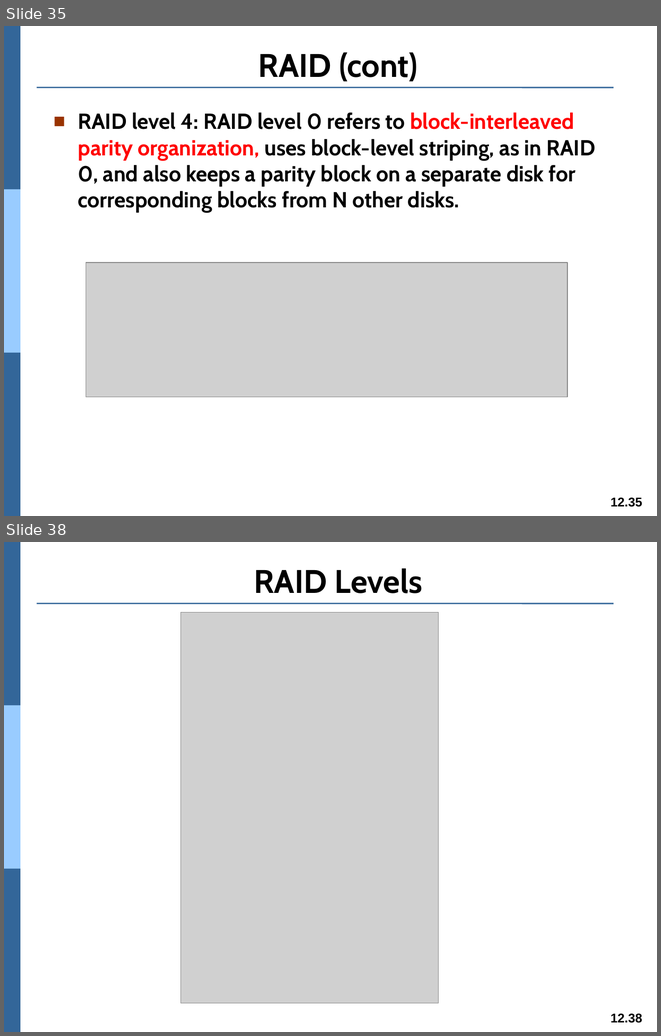
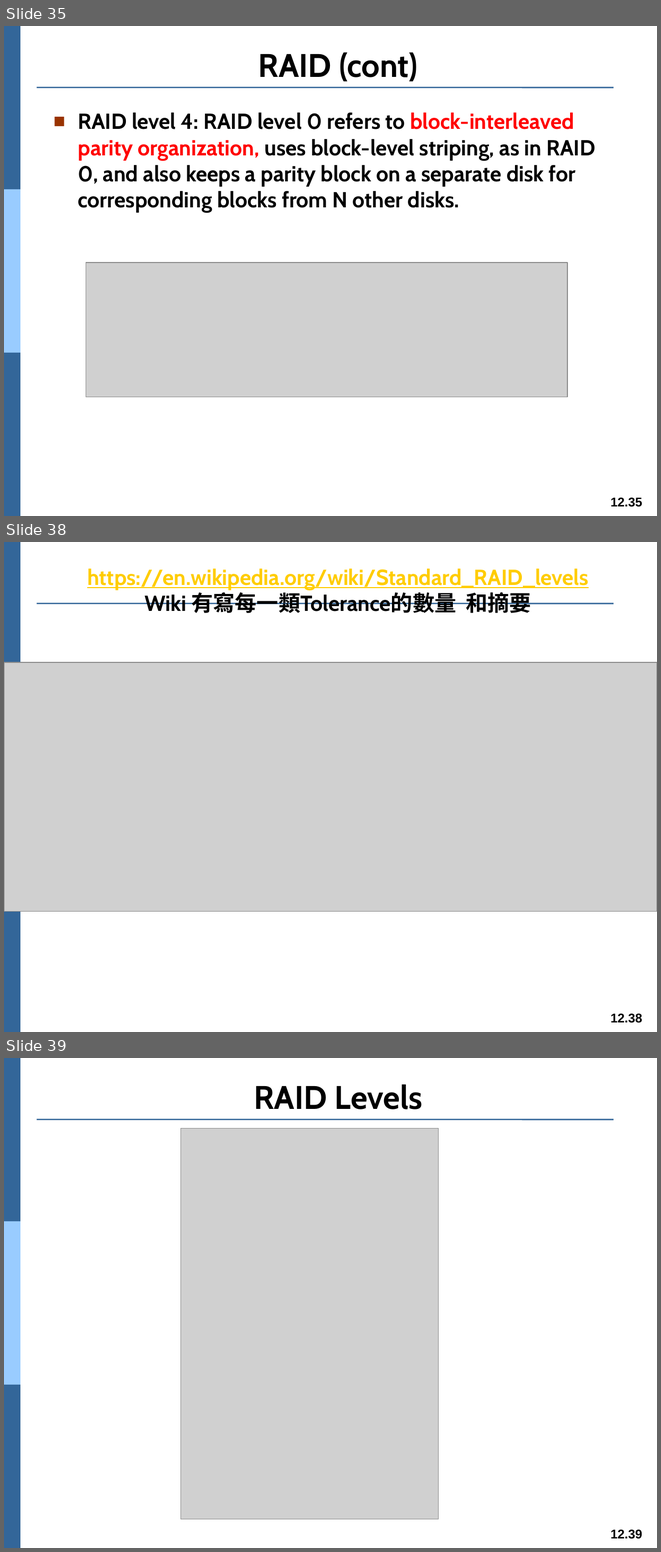
Before and after one commit to Yang09701194/OS_Learning, a slide deck: ch12.pptx. Shown one above the other, each under a label of ours: slides 35 and 38 before the commit, slides 35, 38 and 39 after it; the slides between them are not shown. The pictures are 661x1036 and 661x1552 pixels, drawn with LibreOffice and Linux fonts; fonts in the diff are those of the drawing; grey boxes stand for pictures. Boxes give left, top, right and bottom in pixels: in the first picture for what was removed or moved away, otherwise in the second. Text is boxed around its words. In the diff, an @@ line names an element or a change of style, - is before the commit and + after.

```diff
--- a/ch12.pptx
+++ b/ch12.pptx
@@ slide 38 added at (x1=4, y1=542, x2=657, y2=1032), background #FFFFFF; not listed: 5 template elements that a slide beside it also shows @@
@@ title added at (x1=87, y1=568, x2=589, y2=613), 24 pt, text #FFCC00, bold, underline @@
+https://en.wikipedia.org/wiki/Standard_RAID_levels
+Wiki 有寫每一類Tolerance的數量 和摘要
@@ picture added at (x1=4, y1=662, x2=657, y2=911) @@
@@ what was slide 38 is now slide 39 @@
@@ page number at (x1=610, y1=1529, x2=642, y2=1539): text changed @@
-12.38
+12.39
```
Also in this commit, not shown: 7 slides changed.
